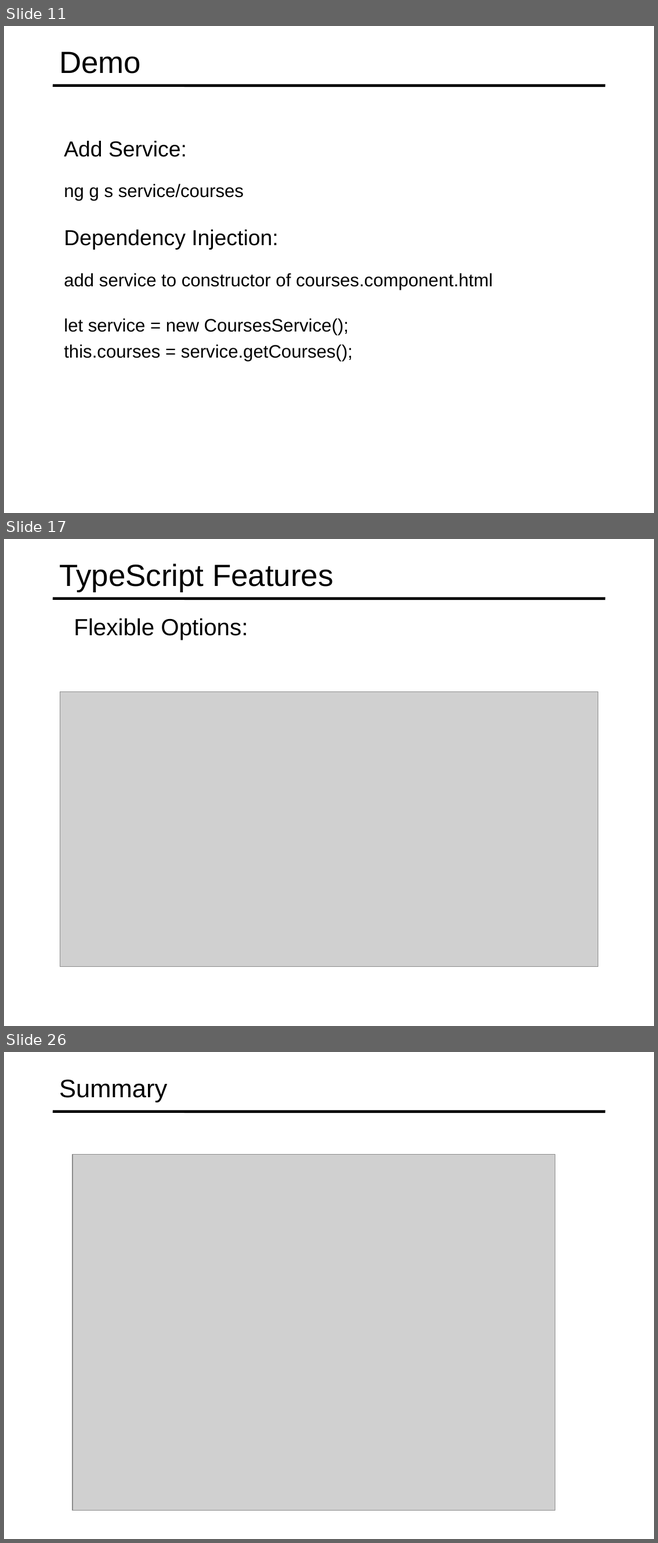
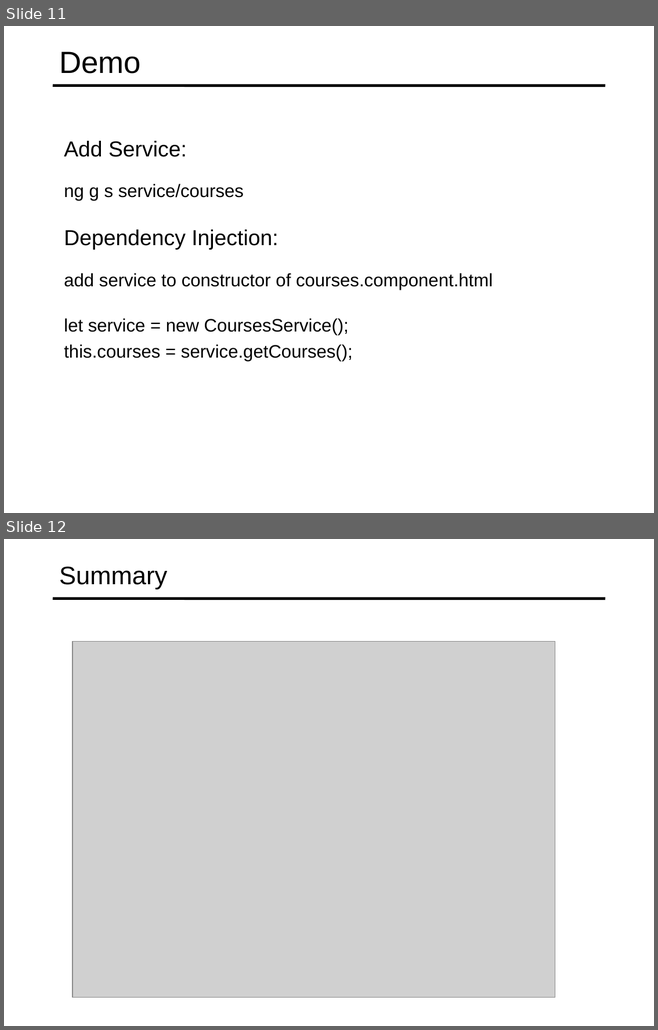
Before and after one commit to specter01wj/Jago_Link_Training, a slide deck: Angular/Angular7/Angular Advanced Course/Essentials/1.Fundamentals/L1_Fundamentals.ppt. Shown one above the other, each under a label of ours: slides 11, 17 and 26 before the commit, slides 11 and 12 after it; the slides between them are not shown. The pictures are 658x1543 and 658x1030 pixels, drawn with LibreOffice and Linux fonts; fonts in the diff are those of the drawing; grey boxes stand for pictures. Boxes give left, top, right and bottom in pixels: in the first picture for what was removed or moved away, otherwise in the second. Text is boxed around its words. In the diff, an @@ line names an element or a change of style, - is before the commit and + after.

```diff
--- a/Angular/Angular7/Angular Advanced Course/Essentials/1.Fundamentals/L1_Fundamentals.ppt
+++ b/Angular/Angular7/Angular Advanced Course/Essentials/1.Fundamentals/L1_Fundamentals.ppt
@@ slide 17 removed at bbox=[4, 539, 654, 1026], background #FFFFFF; not listed: 1 template element that a slide beside it also shows @@
@@ title removed at bbox=[59, 563, 333, 592] @@
-TypeScript Features
@@ text removed at bbox=[74, 618, 248, 640] @@
-  Flexible Options:
@@ picture removed at bbox=[60, 692, 597, 966] @@
@@ what was slide 26 is now slide 12 @@
```
Also in this commit, not shown: 13 other slides removed.
